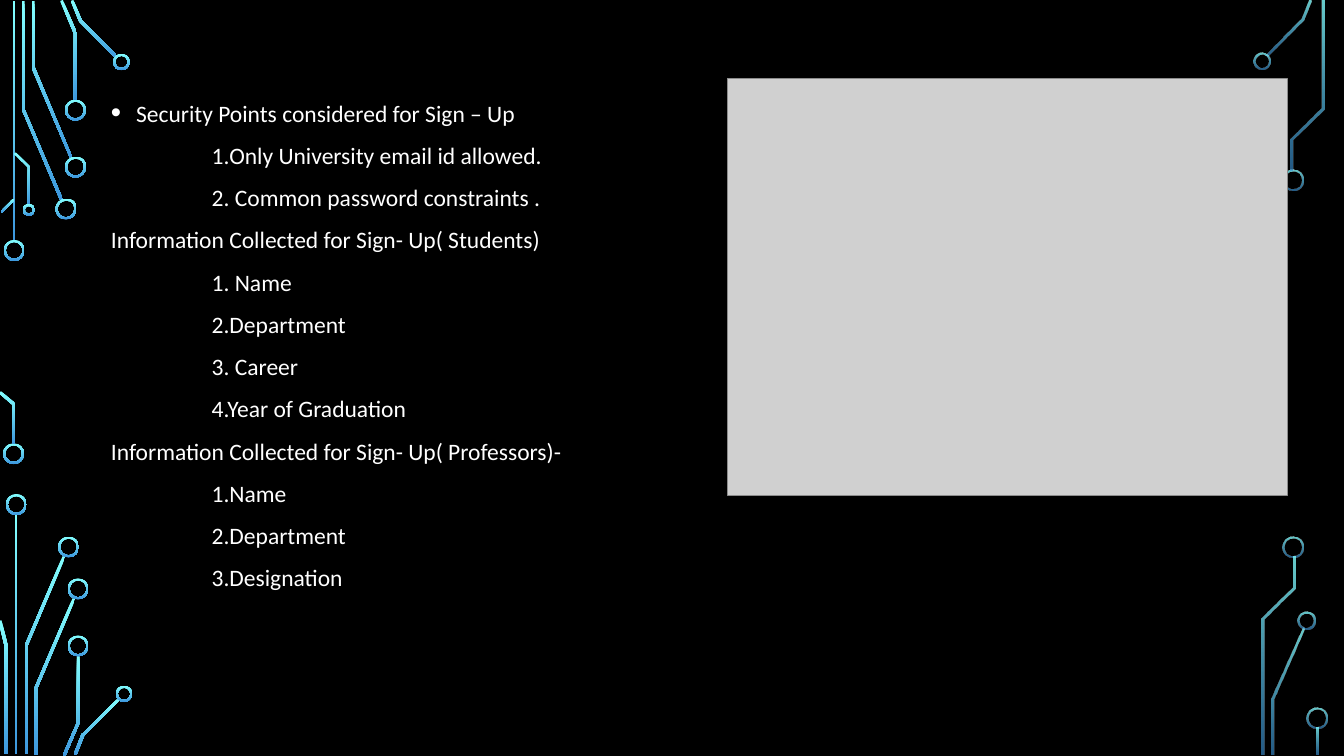
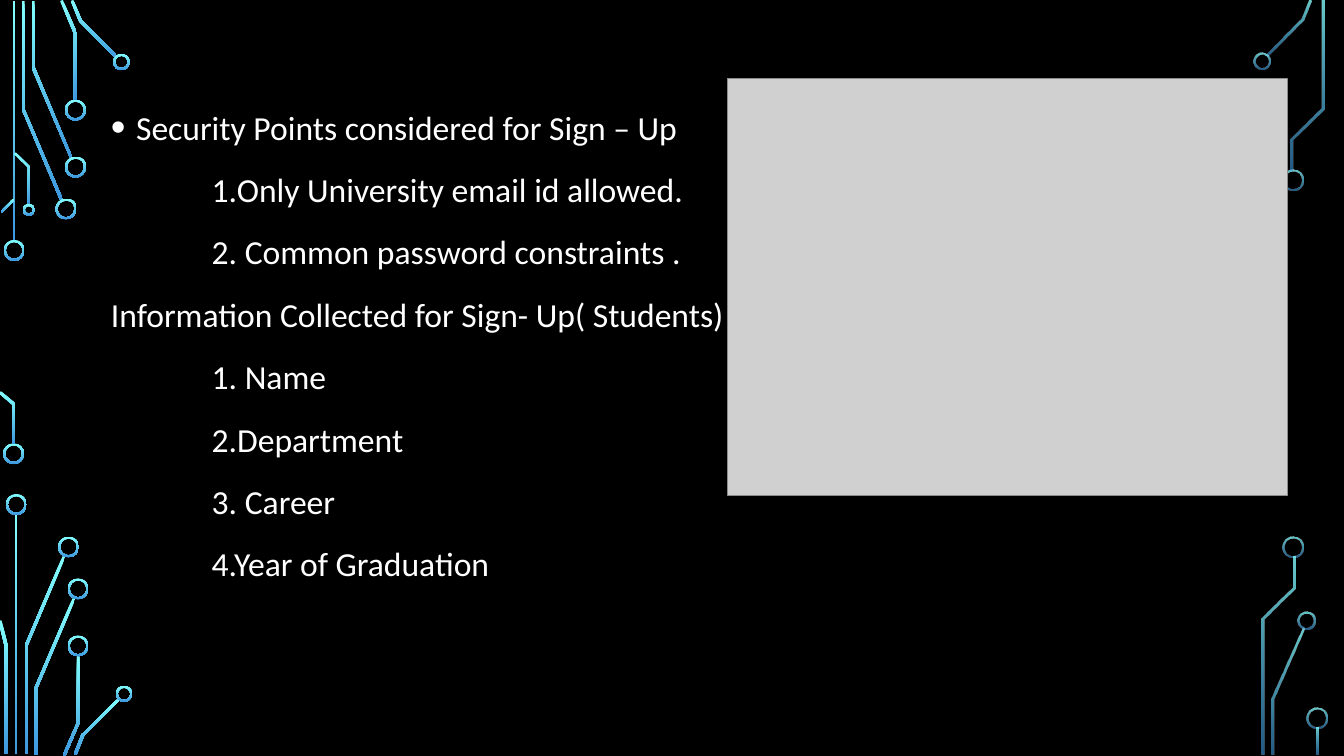
Before and after one commit to spatil17/Ingenious-Mavericks, a slide deck: slide 4 of Ingenious Mavericks-The Blueprint.pptx. Drawn at 1344x756 pixels with LibreOffice and Linux fonts; fonts in the diff are those of the drawing; grey boxes stand for pictures; background and template pictures are left out. Boxes give left, top, right and bottom in pixels: in the first picture for what was removed or moved away, otherwise in the second. Text is boxed around its words. In the diff, an @@ line names an element or a change of style, - is before the commit and + after.

```diff
--- a/Ingenious Mavericks-The Blueprint.pptx
+++ b/Ingenious Mavericks-The Blueprint.pptx
@@ text "Security Points considered for Sign ..." at [111, 116, 724, 577]: size 16.8 to 24 pt; line spacing 1 to 1.2 @@
@@ text at [111, 443, 561, 590]: paragraphs removed @@
-Information Collected for Sign- Up( Professors)-
-1.Name
-2.Department
-3.Designation
```
Also in this commit, not shown: 1 other slide changed, 3 slides added.
